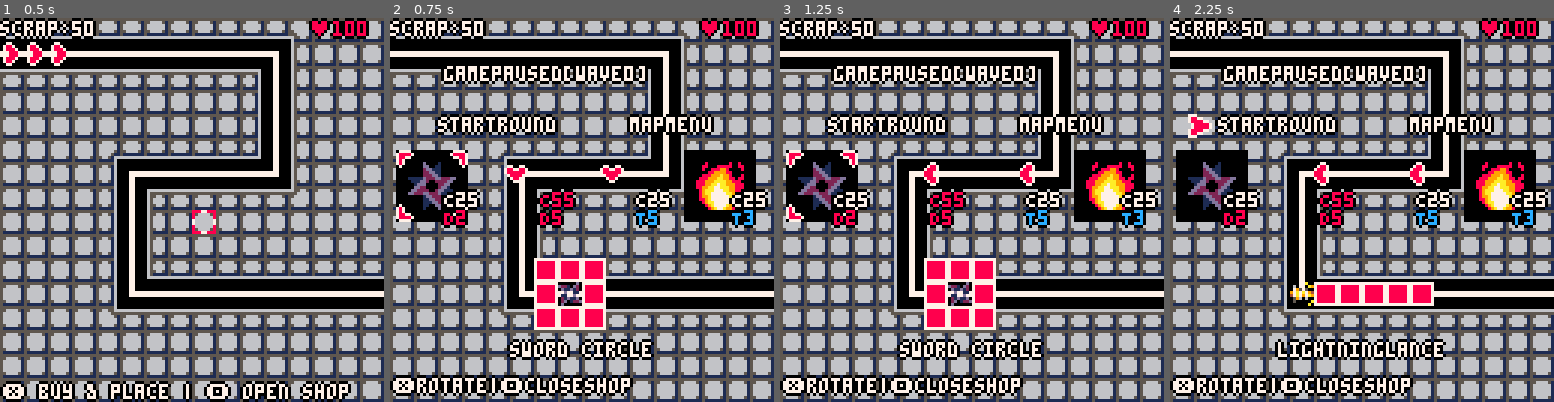
Above: before the commit, frames 1-4 (left to right).
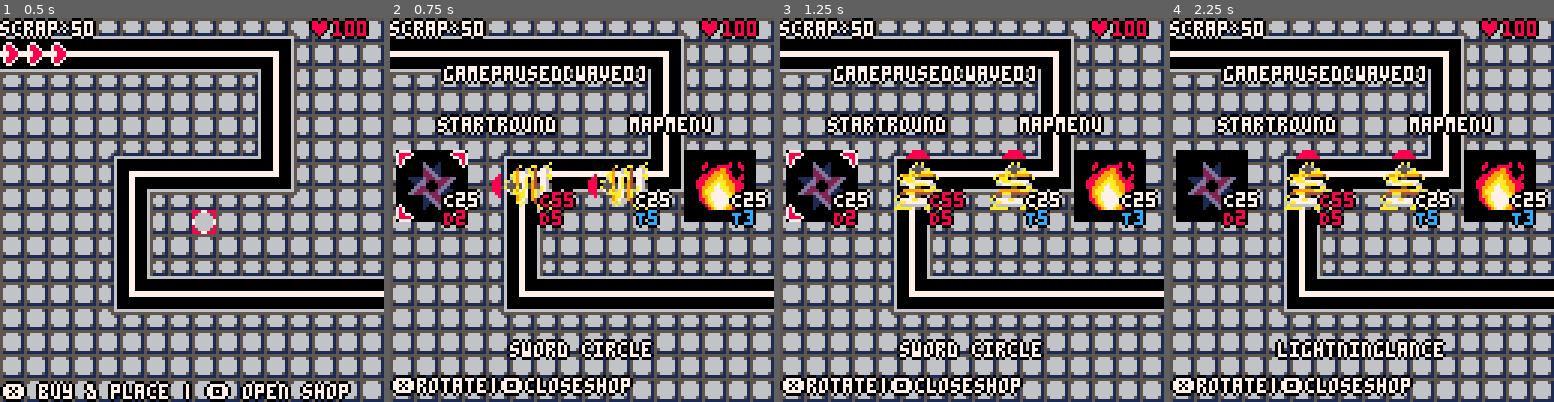
Above: after the commit, the same moments.

Repository: profilename14/TowerDefense
Game: PICO-8 cartridge tower_defense.p8
Same seed, same stepped clock (60 frames per second), same inputs: the game is played once before the commit and once after it.
Inputs:
- Up to frame 1 (0.5 s): tap X (X key) at 0.33 s
- Up to frame 2 (0.75 s): tap O (Z key) at 0.7 s
- Up to frame 3 (1.25 s): tap X (X key) at 1.07 s
- Up to frame 4 (2.25 s): hold Right 1.6-2.1 s; tap O (Z key) at 1.7, 2.1 s; tap X (X key) at 1.85 s; hold Up from 2.15 s (still down)

Frame 1 is identical in both runs. In frame 2, 5.1% of the frame differs, in the area x 26-68%, y 37-82%; in frame 3, 5.2%, in the area x 29-68%, y 34-82%; in frame 4, 4.2%.

Commit message:
linked particles together

Diff:
--- a/src/animator.lua
+++ b/src/animator.lua
@@ -2,6 +2,9 @@
 function Animator:new(animation_data, continuous_)
   obj = {
     data = animation_data.data,
+    sprite_size = animation_data.size or 8,
+    spin_enable = animation_data.rotation,
+    theta = 0,
     animation_frame = 1,
     frame_duration = animation_data.ticks_per_frame,
     tick = 0,
@@ -13,6 +16,7 @@
 end
 function Animator:update()
   self.tick = (self.tick + 1) % self.frame_duration
+  self.theta = (self.theta + 5) % 360
   if (self.tick ~= 0) return false
   if Animator.finished(self) then
     if (self.continuous) Animator.reset(self)
@@ -31,7 +35,14 @@
     x += self.data[self.animation_frame].offset[1]
     y += self.data[self.animation_frame].offset[2]
   end
-  spr(self.data[self.animation_frame].sprite,x,y)
+  if self.spin_enable then
+    draw_sprite_rotated(
+      self.data[self.animation_frame].sprite,
+      x, y, self.sprite_size, self.theta
+    )
+  else
+    spr(self.data[self.animation_frame].sprite,x,y)
+  end
 end
 function Animator:reset()
   self.animation_frame = 1
--- a/src/data.lua
+++ b/src/data.lua
@@ -35,15 +35,22 @@
   },
   incoming_hint = {
     data = {
-      {sprite = 54},
-      {sprite = 55},
-      {sprite = 56},
-      {sprite = 55}
+      {sprite = 4},
     },
     ticks_per_frame = 3
-  }
-}
-
+  },
+  blade_circle = {
+    data = {
+      {sprite = 76},
+      {sprite = 77},
+      {sprite = 78},
+      {sprite = 79},
+      {sprite = 78},
+      {sprite = 77}
+    },
+    ticks_per_frame = 3
+  }
+}
 map_data = {
   {
     name = "curves",
@@ -92,15 +99,7 @@
     damage = 2,
     radius = 1,
     --? 1:=north/south, 2:=west/east
-    sprite_data = {
-      { 76, 76 },
-      { 77, 77 },
-      { 78, 78 },
-      { 79, 79 },
-      { 78, 78 },
-      { 77, 77 },
-    },
-    ticks_per_frame = 3,
+    animation = animation_data.blade_circle,
     cost = 25,
     type = "tack",
     attack_delay = 10,
@@ -176,42 +175,42 @@
   {
     hp = 10,
     step_delay = 10,
-    sprite_index = 2,
+    sprite_index = 5,
     reward = 3,
     damage = 1
   },
   {
     hp = 10,
     step_delay = 8,
-    sprite_index = 3,
+    sprite_index = 6,
     reward = 5,
     damage = 2
   },
   {
     hp = 25,
     step_delay = 12,
-    sprite_index = 4,
+    sprite_index = 7,
     reward = 7,
     damage = 5
   },
   {
     hp = 20,
     step_delay = 9,
-    sprite_index = 2,
+    sprite_index = 5,
     reward = 3,
     damage = 4
   },
   {
     hp = 15,
     step_delay = 5,
-    sprite_index = 3,
+    sprite_index = 6,
     reward = 5,
     damage = 5
   },
   {
     hp = 70,
     step_delay = 13,
-    sprite_index = 4,
+    sprite_index = 7,
     reward = 7,
     damage = 10
   }
--- a/src/draw_calls.lua
+++ b/src/draw_calls.lua
@@ -43,7 +43,7 @@
     local len = #tower_templates[shop_selector.pos + 1].name
     print_with_outline(tower_templates[shop_selector.pos + 1].name, 128/2-(len*2), 108, 7, 0)
     print_with_outline("❎ rotate | 🅾️ close shop", 1, 120, 7, 0)
-    draw_attack_tiles(tower_templates[shop_selector.pos + 1], 128/2 - 8, shop_ui_data.y[1] + 24)
+    -- draw_attack_tiles(tower_templates[shop_selector.pos + 1], 128/2 - 8, shop_ui_data.y[1] + 24)
     draw_shop_cost()
     draw_shop_dmg()
   else
@@ -108,9 +108,9 @@
     else
       local id = shop_ui_data.background[1]
       -- spr(id, shop_ui_data.x[i] - 20, shop_ui_data.y[1] - 20, 3, 3, fx, fy)
-      -- draw_sprite_rotated(id, shop_ui_data.x[i]-20, shop_ui_data.y[1]-20, 24, parse_direction(direction))
+      draw_sprite_rotated(id, shop_ui_data.x[i]-20, shop_ui_data.y[1]-20, 24, parse_direction(direction))
       -- draw_sprite_direction(id, 16, shop_ui_data.x[i] - 20, shop_ui_data.y[1] - 20, unpack(direction))
-      -- palt()
+      palt()
       id = tower_templates[i].icon_data[1]
       -- spr(id, shop_ui_data.x[i] - 16, shop_ui_data.y[1] - 16, 2, 2, fx, fy)
       draw_sprite_rotated(20, shop_ui_data.x[i]-16, shop_ui_data.y[1]-16, 16, parse_direction(direction))
--- a/src/helpers.lua
+++ b/src/helpers.lua
@@ -86,7 +86,7 @@
 
 -- https://www.lexaloffle.com/bbs/?pid=52525 [modified for this game]
 function draw_sprite_rotated(sprite_id, x, y, size, theta)
-  local sx, sy = (sprite_id % 16) * size, (sprite_id \ 16) * size
+  local sx, sy = (sprite_id % 16) * 8, (sprite_id \ 16) * 8
   local sine, cosine = sin(theta / 360), cos(theta / 360)
   local shift = flr(size*0.5) - 0.5
   for mx=0, size-1 do
@@ -162,27 +162,3 @@
   end
   return fx, fy, flx, fly, ix, iy
 end
-
--- particle spawing
-function raycast_spawn(dx, dy, range, direction, data)
-  for i=1, range do
-    add(particles, Particle:new(dx + (i * direction[1]), dy + (i * direction[2]), false, Animator:new(data, false)))
-  end
-end
-
-function nova_spawn(dx, dy, radius, data)
-  for y=-radius, radius do
-    for x=-radius, radius do
-      if (x ~= 0 or y ~= 0) add(particles, Particle:new(dx + x, dy + y, false, Animator:new(data, false)))
-    end
-  end
-end
-
-function frontal_spawn(dx, dy, radius, direction, data)
-  local fx, fy, flx, fly, ix, iy = parse_frontal_bounds(direction[1], direction[2], radius)
-  for y=fy, fly, iy do
-    for x=fx, flx, ix do
-      if (x ~= 0 or y ~= 0) add(particles, Particle:new(dx + x, dy + y, false, Animator:new(data, false)))
-    end
-  end
-end
--- a/src/particle.lua
+++ b/src/particle.lua
@@ -14,11 +14,10 @@
 end
 function Particle:draw()
   if (Animator.finished(self.animator)) return
-  local id = self.animator.data[self.animator.animation_frame].sprite
   if self.is_pxl_perfect then
-    spr(id, self.x, self.y)
+    Animator.draw(self.animator, self.x, self.y)
   else
-    spr(id, self.x*8, self.y*8)
+    Animator.draw(self.animator, self.x*8, self.y*8)
   end
 end
 
@@ -26,3 +25,27 @@
   if (not Animator.finished(particle.animator)) return
   del(particles, particle)
 end
+
+-- particle spawing
+function raycast_spawn(dx, dy, range, direction, data)
+  for i=1, range do
+    add(particles, Particle:new(dx + (i * direction[1]), dy + (i * direction[2]), false, Animator:new(data, false)))
+  end
+end
+
+function nova_spawn(dx, dy, radius, data)
+  for y=-radius, radius do
+    for x=-radius, radius do
+      if (x ~= 0 or y ~= 0) add(particles, Particle:new(dx + x, dy + y, false, Animator:new(data, false)))
+    end
+  end
+end
+
+function frontal_spawn(dx, dy, radius, direction, data)
+  local fx, fy, flx, fly, ix, iy = parse_frontal_bounds(direction[1], direction[2], radius)
+  for y=fy, fly, iy do
+    for x=fx, flx, ix do
+      if (x ~= 0 or y ~= 0) add(particles, Particle:new(dx + x, dy + y, false, Animator:new(data, false)))
+    end
+  end
+end
--- a/src/tower.lua
+++ b/src/tower.lua
@@ -10,14 +10,9 @@
     type = tower_template_data.type,
     dir = direction,
     single_hit = tower_template_data.single_tile_hit_only,
-    -- temp
-    sprite = tower_template_data.sprite_data
-    -- animator = Animator:new({
-    --   sprite_data = tower_template_data.sprite_data,
-    --   ticks_per_frame = tower_template_data.ticks_per_frame
-    -- }, true),
+    animator = Animator:new(tower_template_data.animation, true)
   }
-  -- add(animators, obj.animator)
+  add(animators, obj.animator)
   setmetatable(obj, self)
   self.__index = self
   return obj
@@ -82,9 +77,7 @@
   end
 end
 function Tower:draw()
-  local id = self.sprite[1][1]
-  -- spr(id, self.x * 8, self.y * 8, 1, 1, get_flip_direction(self.dir))
-  draw_sprite_direction(id, 8, self.x*8, self.y*8, unpack(self.dir))
+  Animator.draw(self.animator, self.x*8, self.y*8)
 end
 
 function place_tower(x, y)
--- a/tower_defense.p8
+++ b/tower_defense.p8
@@ -37,10 +37,18 @@
 },
 incoming_hint={
 data={
-{sprite=54},
-{sprite=55},
-{sprite=56},
-{sprite=55}
+{sprite=4},
+},
+ticks_per_frame=3
+},
+blade_circle={
+data={
+{sprite=76},
+{sprite=77},
+{sprite=78},
+{sprite=79},
+{sprite=78},
+{sprite=77}
 },
 ticks_per_frame=3
 }
@@ -92,15 +100,7 @@
 name = "sword circle",
 damage=2,
 radius=1,
-sprite_data={
-{76,76},
-{77,77},
-{78,78},
-{79,79},
-{78,78},
-{77,77},
-},
-ticks_per_frame=3,
+animation=animation_data.blade_circle,
 cost=25,
 type="tack",
 attack_delay=10,
@@ -176,42 +176,42 @@
 {
 hp=10,
 step_delay=10,
-sprite_index=2,
+sprite_index=5,
 reward=3,
 damage=1
 },
 {
 hp=10,
 step_delay=8,
-sprite_index=3,
+sprite_index=6,
 reward=5,
 damage=2
 },
 {
 hp=25,
 step_delay=12,
-sprite_index=4,
+sprite_index=7,
 reward=7,
 damage=5
 },
 {
 hp=20,
 step_delay=9,
-sprite_index=2,
+sprite_index=5,
 reward=3,
 damage=4
 },
 {
 hp=15,
 step_delay=5,
-sprite_index=3,
+sprite_index=6,
 reward=5,
 damage=5
 },
 {
 hp=70,
 step_delay=13,
-sprite_index=4,
+sprite_index=7,
 reward=7,
 damage=10
 }
@@ -434,8 +434,9 @@
 type=tower_template_data.type,
 dir=direction,
 single_hit=tower_template_data.single_tile_hit_only,
-sprite=tower_template_data.sprite_data
-}
+animator = Animator:new(tower_template_data.animation, true)
+}
+add(animators, obj.animator)
 setmetatable(obj,self)
 self.__index=self
 return obj
@@ -499,8 +500,8 @@
 end
 end
 function Tower:draw()
-local id = self.sprite[1][1]
-draw_sprite_direction(id,8,self.x*8,self.y*8,unpack(self.dir))
+Animator.draw(self.animator, self.x*8, self.y*8)
+printh(self.animator.theta)
 end
 function place_tower(x, y)
 if (grid[y][x] == "tower") return false
@@ -528,21 +529,43 @@
 end
 function Particle:draw()
 if (Animator.finished(self.animator)) return
-local id = self.animator.data[self.animator.animation_frame].sprite
 if self.is_pxl_perfect then
-spr(id,self.x,self.y)
-else
-spr(id,self.x*8,self.y*8)
+Animator.draw(self.animator, self.x, self.y)
+else
+Animator.draw(self.animator, self.x*8, self.y*8)
 end
 end
 function destroy_particle(particle)
 if (not Animator.finished(particle.animator)) return
 del(particles,particle)
+end
+function raycast_spawn(dx, dy, range, direction, data)
+for i=1, range do
+add(particles, Particle:new(dx + (i * direction[1]), dy + (i * direction[2]), false, Animator:new(data, false)))
+end
+end
+function nova_spawn(dx, dy, radius, data)
+for y=-radius, radius do
+for x=-radius, radius do
+if (x ~= 0 or y ~= 0) add(particles, Particle:new(dx + x, dy + y, false, Animator:new(data, false)))
+end
+end
+end
+function frontal_spawn(dx, dy, radius, direction, data)
+local fx, fy, flx, fly, ix, iy = parse_frontal_bounds(direction[1], direction[2], radius)
+for y=fy, fly, iy do
+for x=fx, flx, ix do
+if (x ~= 0 or y ~= 0) add(particles, Particle:new(dx + x, dy + y, false, Animator:new(data, false)))
+end
+end
 end
 Animator = {} -- updated from tower_defence
 function Animator:new(animation_data, continuous_)
 obj={
 data=animation_data.data,
+sprite_size = animation_data.size or 8,
+spin_enable=animation_data.rotation,
+theta=0,
 animation_frame=1,
 frame_duration=animation_data.ticks_per_frame,
 tick=0,
@@ -554,6 +577,7 @@
 end
 function Animator:update()
 self.tick=(self.tick+1)%self.frame_duration
+self.theta=(self.theta+5)%360
 if (self.tick ~= 0) return false
 if Animator.finished(self) then
 if (self.continuous) Animator.reset(self)
@@ -571,7 +595,14 @@
 x+=self.data[self.animation_frame].offset[1]
 y+=self.data[self.animation_frame].offset[2]
 end
+if self.spin_enable then
+draw_sprite_rotated(
+self.data[self.animation_frame].sprite,
+x,y,self.sprite_size,self.theta
+)
+else
 spr(self.data[self.animation_frame].sprite,x,y)
+end
 end
 function Animator:reset()
 self.animation_frame=1
@@ -649,7 +680,7 @@
 end
 end
 function draw_sprite_rotated(sprite_id, x, y, size, theta)
-local sx, sy = (sprite_id % 16) * size, (sprite_id \ 16) * size
+local sx, sy = (sprite_id % 16) * 8, (sprite_id \ 16) * 8
 local sine, cosine = sin(theta / 360), cos(theta / 360)
 local shift = flr(size*0.5) - 0.5
 for mx=0, size-1 do
@@ -707,26 +738,6 @@
 fx,fy,flx,fly,iy=-1,-1,1,-radius,-1
 end
 return fx, fy, flx, fly, ix, iy
-end
-function raycast_spawn(dx, dy, range, direction, data)
-for i=1, range do
-add(particles, Particle:new(dx + (i * direction[1]), dy + (i * direction[2]), false, Animator:new(data, false)))
-end
-end
-function nova_spawn(dx, dy, radius, data)
-for y=-radius, radius do
-for x=-radius, radius do
-if (x ~= 0 or y ~= 0) add(particles, Particle:new(dx + x, dy + y, false, Animator:new(data, false)))
-end
-end
-end
-function frontal_spawn(dx, dy, radius, direction, data)
-local fx, fy, flx, fly, ix, iy = parse_frontal_bounds(direction[1], direction[2], radius)
-for y=fy, fly, iy do
-for x=fx, flx, ix do
-if (x ~= 0 or y ~= 0) add(particles, Particle:new(dx + x, dy + y, false, Animator:new(data, false)))
-end
-end
 end
 function game_draw_loop()
 map(
@@ -767,7 +778,6 @@
 local len = #tower_templates[shop_selector.pos + 1].name
 print_with_outline(tower_templates[shop_selector.pos + 1].name, 128/2-(len*2), 108, 7, 0)
 print_with_outline("❎rotate|🅾️closeshop",1,120,7,0)
-draw_attack_tiles(tower_templates[shop_selector.pos + 1], 128/2 - 8, shop_ui_data.y[1] + 24)
 draw_shop_cost()
 draw_shop_dmg()
 else
@@ -827,6 +837,8 @@
 spr(id,shop_ui_data.x[i]-16,shop_ui_data.y[1]-16,2,2)
 else
 local id = shop_ui_data.background[1]
+draw_sprite_rotated(id,shop_ui_data.x[i]-20,shop_ui_data.y[1]-20,24,parse_direction(direction))
+palt()
 id=tower_templates[i].icon_data[1]
 draw_sprite_rotated(20,shop_ui_data.x[i]-16,shop_ui_data.y[1]-16,16,parse_direction(direction))
 end
@@ -989,14 +1001,14 @@
 end
 end
 __gfx__
-112211228887788800a99a000001100000033000000000000000000000000000777000007777777770000000a0000000000000000000d000000d000000d00000
-112211228000000806999960000110000003300000000000000000000000000078877000788888877a0a0000aa000a000000a000000d200000d2d00000d20000
-2211221180000008061111600cc66cc000033000000000000000000000000000788887707888888797aaa0007aa0aaa09a00aa0000d21d0000d12dd000d12ddd
-221122117000000700999900ccc11ccc069339600000000000000000000000000788888778888887097aaa007aaaaaaa097aa770d21002d00d20012d00200120
-11221122700000070099990000c11c0006333360000000000000000000000000078888877888888700979aa07a07a0970097a0990d20012dd21002d002100200
-112211228000000806999960000110000633336000000000000000000000000078888770788888870009097a970090070009700000d12d000dd21d00ddd21d00
-221122118000000806899860000110000633336000000000000000000000000078877000788888870000009709000009000090000002d000000d2d0000002d00
-22112211888778880000000000c11c00063333600000000000000000000000007770000077777777000000090000000000000000000d00000000d00000000d00
+112211228887788877700000777777770077000000a99a000001100000033000000000000000000070000000a0000000000000000000d000000d000000d00000
+112211228000000878877000788888870788700006999960000110000003300000000000000000007a0a0000aa000a000000a000000d200000d2d00000d20000
+2211221180000008788887707888888707888700061111600cc66cc000033000000000000000000097aaa0007aa0aaa09a00aa0000d21d0000d12dd000d12ddd
+221122117000000707888887788888870078887000999900ccc11ccc069339600000000000000000097aaa007aaaaaaa097aa770d21002d00d20012d00200120
+11221122700000070788888778888887007888700099990000c11c0006333360000000000000000000979aa07a07a0970097a0990d20012dd21002d002100200
+112211228000000878888770788888870788870006999960000110000633336000000000000000000009097a970090070009700000d12d000dd21d00ddd21d00
+221122118000000878877000788888870788700006899860000110000633336000000000000000000000009709000009000090000002d000000d2d0000002d00
+22112211888778887770000077777777007700000000000000c11c00063333600000000000000000000000090000000000000000000d00000000d00000000d00
 00000d000010000000a00a0000000000a0a0aa0550aaaaaa07777000000777700000000000077000000770000000000055555555555555555555555500000000
 00000dd0011000000a6a0000a00000000a66a666666666a078888700007888870000000000077000000770000000000055666651556666515566665100000000
 000002dd11100000a67a040000000000067777777777aa6078877000000778870000000000077000000770000000000056666661566666615666666100000000
@@ -1013,14 +1025,14 @@
 00000111dd20000006a704000a0000000000a6555560000078877000000778870000000000000000065666615666616056666160000770000656666100000000
 000001100dd000000a6000000a000000000000655700000078888700007888870000000000000000065566515566516055665160000770000655665100000000
 0000010000d00000aa00000000000000000000a0a000000007777000000777700000000000000000065111115111116051111160000770000651111100000000
-0c667670660007760000c00000800000000080008000008007700000007700000077000000000000065555555555556055555560000000000655555555555555
-ccc66c7006777766066ccc0000088000000880080008880078870000078870000788700000000000065566515566516055665566666666666655665155666651
-7c67ccc0677767700777c60000008808000888000088800078887000078887000788870000000000065666615666616056666555555555555556666156666661
-76766c6707c777706c76776000888800008888000888880007888700007888700078887000000000065666615666616056666651556666515566666156666661
-776777767ccc7c60ccc77760008998800889998008a9998007888700007888700078887000000000065566515566516056666661566666615666666156666661
-766767c707c7ccc60c7676700899a980089aa98008aaa98078887000078887000788870000000000065111115111116056666661566666615666666156666661
-67776ccc07777c7000067700089a7a8008a7aa80087a7a8078870000078870000788700000000000066666666666666055666651556666515566665155666651
-007677c6006707770000000000877a8000877a000087780007700000007700000077000000000000000000000000000051111111511111115111111151111111
+0c667670660007760000c00000800000000080008000008000000000000000000000000000000000065555555555556055555560000000000655555555555555
+ccc66c7006777766066ccc0000088000000880080008880000000000000000000000000000000000065566515566516055665566666666666655665155666651
+7c67ccc0677767700777c60000008808000888000088800000000000000000000000000000000000065666615666616056666555555555555556666156666661
+76766c6707c777706c76776000888800008888000888880000000000000000000000000000000000065666615666616056666651556666515566666156666661
+776777767ccc7c60ccc77760008998800889998008a9998000000000000000000000000000000000065566515566516056666661566666615666666156666661
+766767c707c7ccc60c7676700899a980089aa98008aaa98000000000000000000000000000000000065111115111116056666661566666615666666156666661
+67776ccc07777c7000067700089a7a8008a7aa80087a7a8000000000000000000000000000000000066666666666666055666651556666515566665155666651
+007677c6006707770000000000877a8000877a000087780000000000000000000000000000000000000000000000000051111111511111115111111151111111
 000000000000000000000000000000000000111cc1110000000800000008008000000000000088880000000000000000000000d0000200000d200000000000d0
 00000000000000000000011111111700000111cccc111000008800088888008800000000000000880000000000000000d2210d2000dd20000d2210ddd2210d20
 000000000000000000011111111cc77000011c7cccc110000080088899800008000000000000000800000000000000000d11d120001d11d000d11d220d11d120
Not shown, changed: the music (__music__) section of tower_defense.p8
